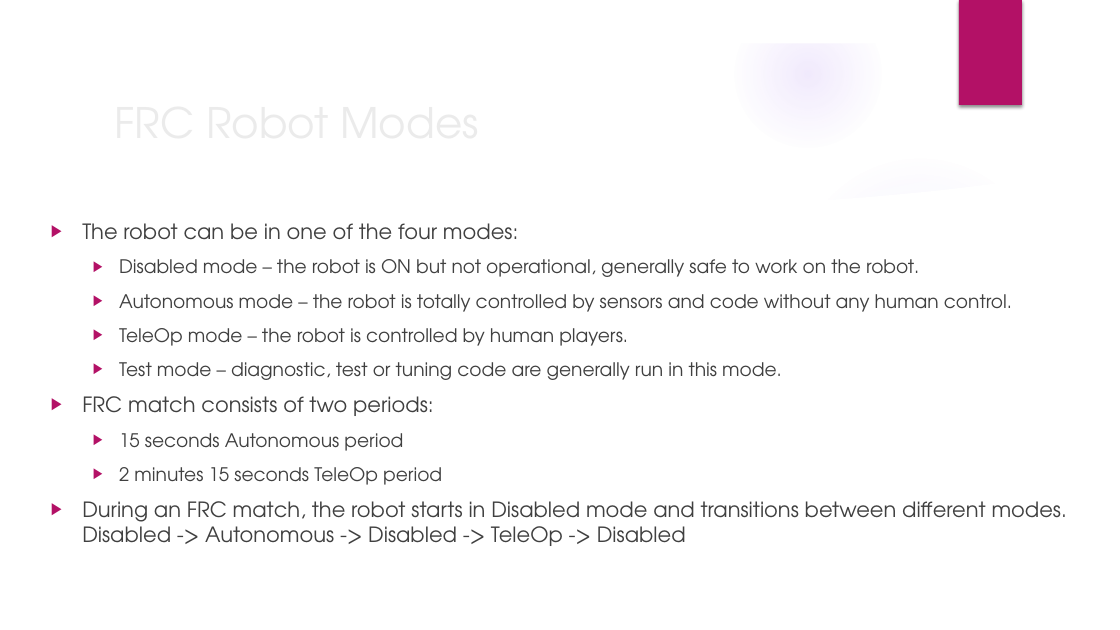
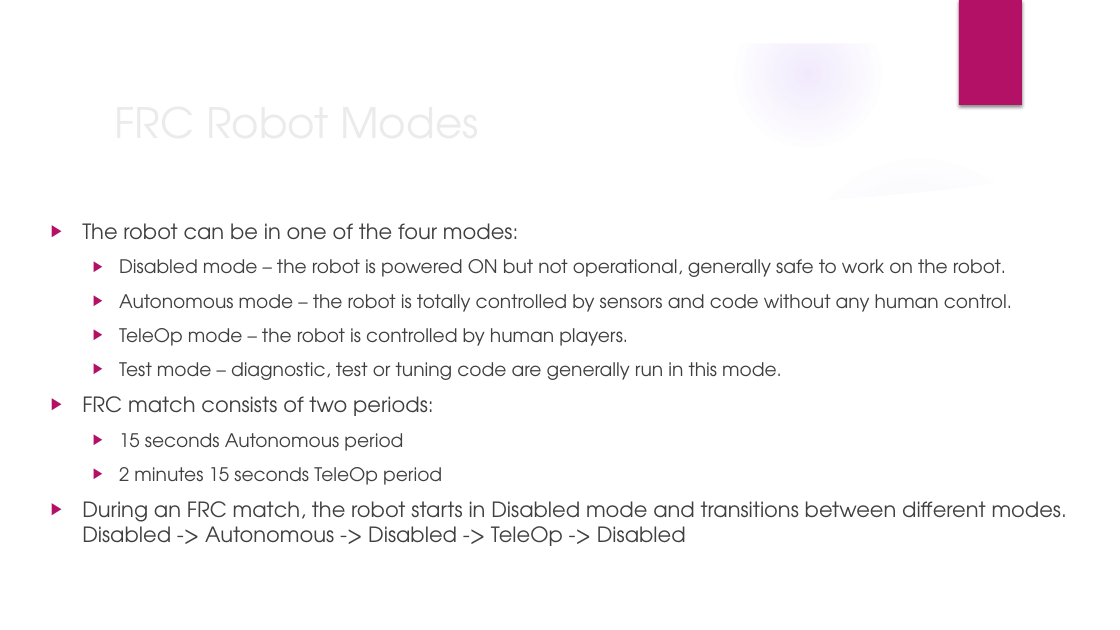
Before and after one commit to trc492/FrcProgrammingClass, a slide deck: slide 5 of Lesson1/AdvancedRoboticsLesson1.pptx. Drawn at 1120x630 pixels with LibreOffice and Linux fonts; fonts in the diff are those of the drawing; background and template pictures are left out. Boxes give left, top, right and bottom in pixels: in the first picture for what was removed or moved away, otherwise in the second. Text is boxed around its words. In the diff, an @@ line names an element or a change of style, - is before the commit and + after.

```diff
--- a/Lesson1/AdvancedRoboticsLesson1.pptx
+++ b/Lesson1/AdvancedRoboticsLesson1.pptx
@@ text at bbox=[119, 259, 1006, 277]: text changed @@
-  ▶ Disabled mode – the robot is ON but not operational, generally safe to work on the robot.
+  ▶ Disabled mode – the robot is powered ON but not operational, generally safe to work on the robot.
```
Also in this commit, not shown: 5 other slides changed, 6 other files.
